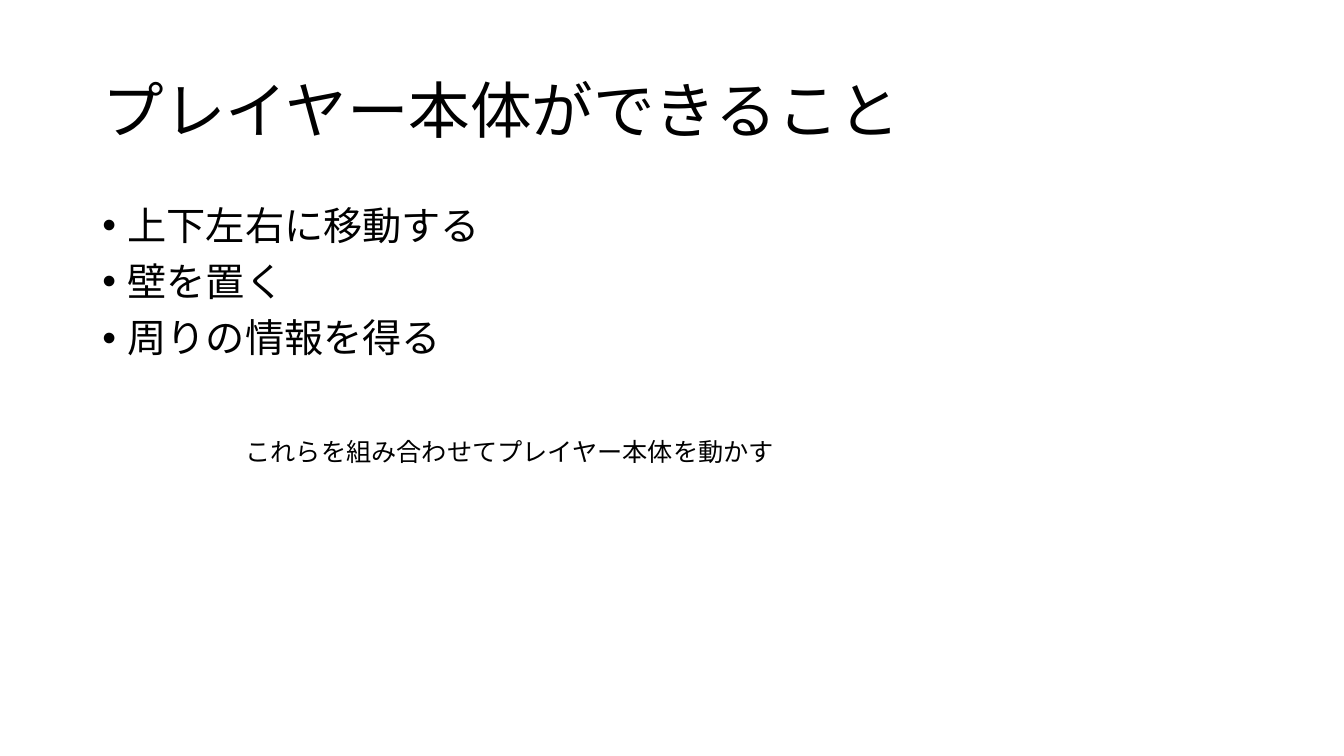
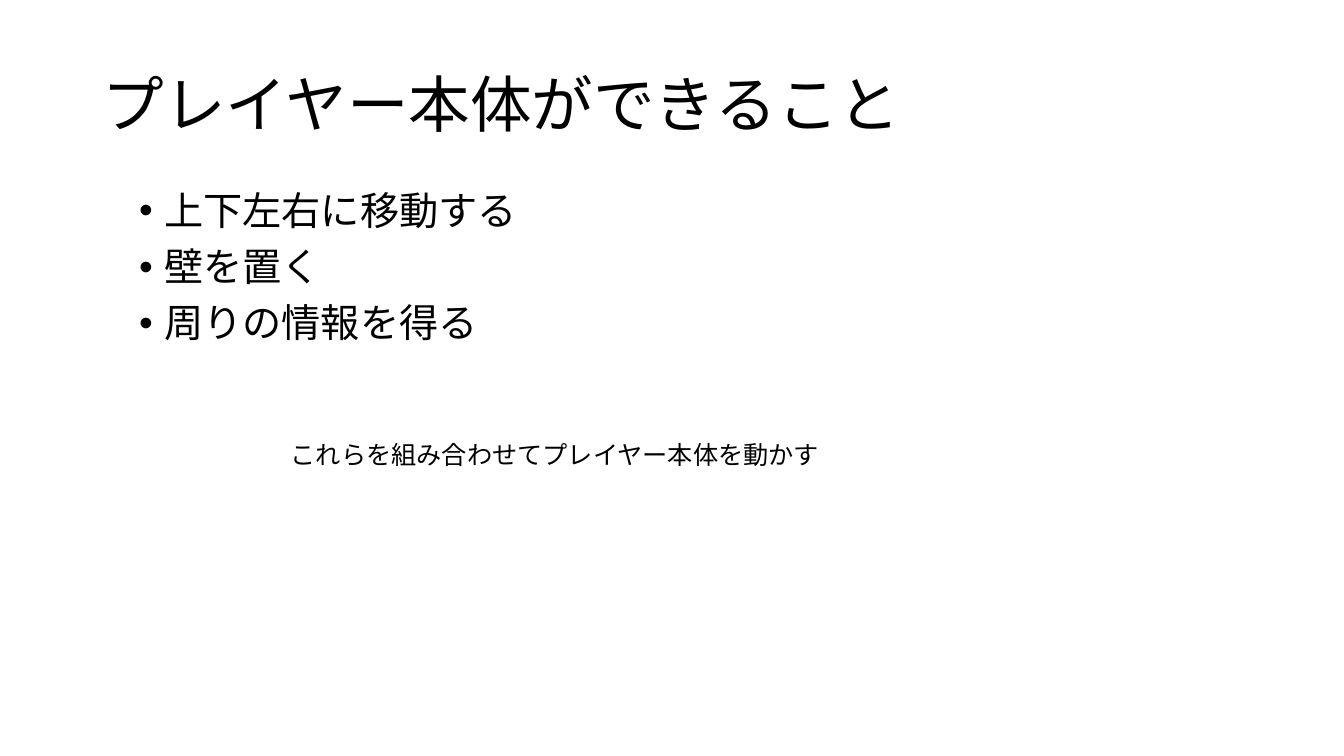
Before and after one commit to noko1024/ChaserDoc, a slide deck: slide 7 of New_U-16.pptx. Drawn at 1344x756 pixels with LibreOffice and Linux fonts; fonts in the diff are those of the drawing. Boxes give left, top, right and bottom in pixels: in the first picture for what was removed or moved away, otherwise in the second. Text is boxed around its words. In the diff, an @@ line names an element or a change of style, - is before the commit and + after.

Commit message:
update_2018_01_13

```diff
--- a/New_U-16.pptx
+++ b/New_U-16.pptx
@@ title "プレイヤー本体ができること": place and size @@
-title "プレイヤー本体ができること" at [102, 81, 900, 138]
+title "プレイヤー本体ができること" at [102, 75, 900, 132]
@@ text "上下左右に移動する": place and size @@
-text "上下左右に移動する" at [128, 207, 480, 356]
+text "上下左右に移動する" at [164, 192, 516, 341]
@@ text "これらを組み合わせてプレイヤー本体を動かす": place and size @@
-text "これらを組み合わせてプレイヤー本体を動かす" at [245, 440, 773, 463]
+text "これらを組み合わせてプレイヤー本体を動かす" at [291, 443, 819, 466]
```
Also in this commit, not shown: 1 other slide changed, 2 slides added, 1 slide removed.
